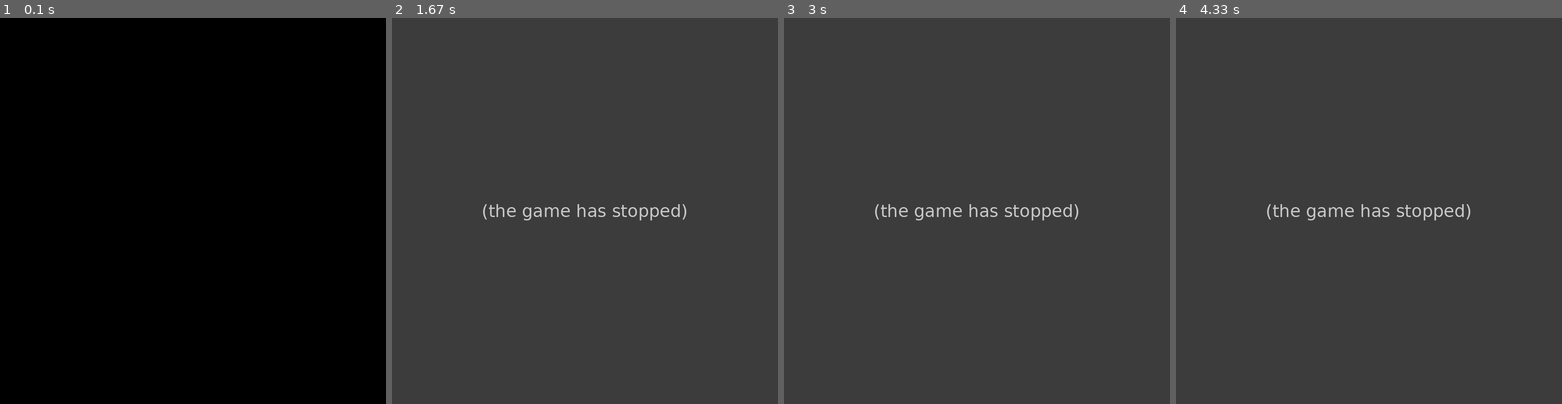
Above: before the commit, frames 1-4 (left to right).
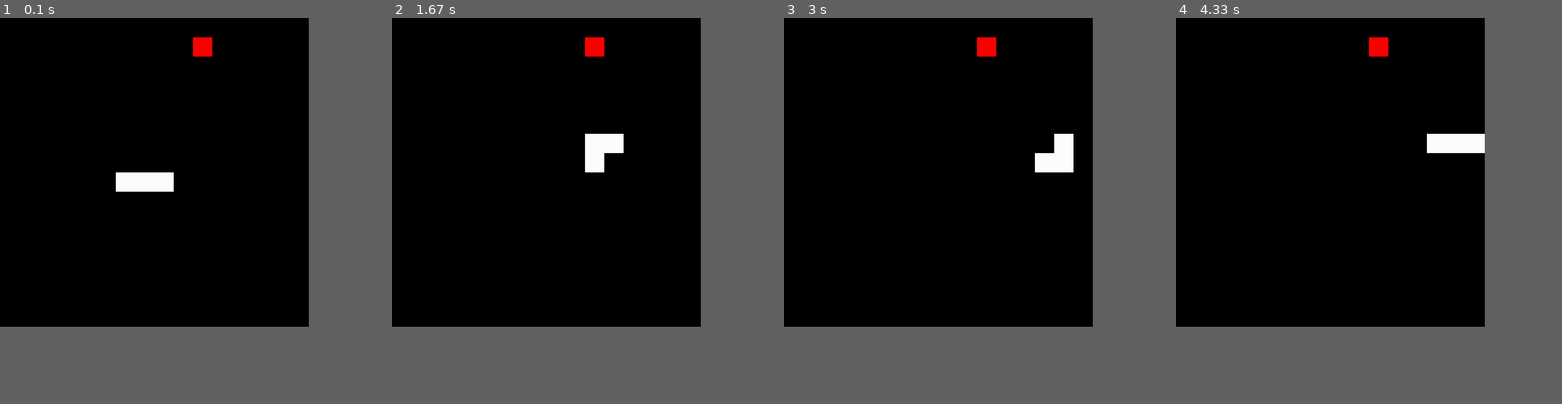
Above: after the commit, the same moments.

Repository: sunnypwang/snake-pygame
Game: pygame game, started from game.py
The game is run twice, just before and just after one commit, with the same random seed, the same clock (stepped at 60 frames per second) and the same inputs.
Inputs:
- Up to frame 1 (0.1 s): no input
- Up to frame 2 (1.67 s): hold Up 0.83-1.3 s; hold Right from 1.33 s (still down)
- Up to frame 3 (3 s): release Right at 1.8 s; hold Down 2.4-2.7 s; hold Left from 2.73 s (still down)
- Up to frame 4 (4.33 s): release Left at 3.13 s; hold Up 3.17-3.53 s; hold Right 3.57-4.2 s
In our replay, the window is 900x900 before the commit and 720x720 after it. These sizes can differ from the game's own. Grey fills any space a smaller window leaves; there, only what the larger window draws over its background counts as a difference.

The runs differ from the first frame. In frame 1, 1.0% of the frame differs, in the area x 30-55%, y 5-45%; in frame 2, 64%, in the area x 0-80%, y 0-80%; in frame 3, 64%; in frame 4, 64%.
Before the commit the program exited at 1.6 s; later frames show no game.

Commit message:
implemented gamespeed / growing

Diff:
--- a/apple.py
+++ b/apple.py
@@ -7,10 +7,11 @@
         self.pos = None
 
     def spawn_apple(self,free):
-        idx = random.randint(0, len(free))
-        pos = free[idx]
-        self.pos = pos
-        return pos
+        if free:
+            idx = random.randint(0, len(free)-1)
+            pos = free[idx]
+            self.pos = pos
+            return pos
 
     def locate_apple(self):
         return self.pos
--- a/board.py
+++ b/board.py
@@ -4,13 +4,14 @@
 import pygame
 
 class Board:
-    def __init__(self,rows,cols,size):
+    def __init__(self,rows,cols,size,TICK_SPEED):
         self.board = np.zeros((rows,cols), dtype=int)
         self.grid_size = size
         self.player_pos = None
-        self.player = Snake(self, rows/2, cols/2)
+        self.player = Snake(self, rows/2, cols/2, TICK_SPEED)
         self.apple_control = AppleControl(self.board)
         self.score = 0
+        self.TICK_SPEED = TICK_SPEED
 
     def nrows(self):
         return self.board.shape[0]
@@ -38,9 +39,6 @@
         return self.player.alive
 
     def update_board(self,keys):
-        if not self.is_player_alive():
-            return False
-
         self.board.fill(0)
 
         apple_pos = self.apple_control.locate_apple()
@@ -50,16 +48,16 @@
         self.board[apple_pos] = 2
 
         self.player.update_direction(keys)
-        self.player.move()
+        self.player.update()
         self.check_eat()
 
         for piece in self.player.body:
             # print(piece)
             self.board[tuple(piece)] = 1
         # print(self.board)
-        print(self.score)
+        # print(self.score, self.player.speed)
 
-        return True
+        self.set_speed_by_score()
 
     def is_outside(self,pos):
         (x,y) = pos
@@ -77,3 +75,8 @@
         if tuple(self.player.body[0]) == tuple(self.apple_control.pos):
             self.apple_control.destroy_apple()
             self.score += 1
+            self.player.grow()
+
+    def set_speed_by_score(self):
+        spd = self.score // 5 + 1
+        self.player.set_speed(spd)
--- a/game.py
+++ b/game.py
@@ -4,33 +4,34 @@
 from board import Board
 from snake import Snake
 
-pygame.init()
-
-GRID_ROWS = 20
-GRID_COLS = 20
+GRID_ROWS = 16
+GRID_COLS = 16
 GRID_SIZE = 50
 
 GAME_WIDTH = GRID_COLS * GRID_SIZE
 GAME_HEIGHT = GRID_ROWS * GRID_SIZE
 
+TICK_SPEED = 30
 
+pygame.init()
 window = pygame.display.set_mode((GAME_WIDTH,GAME_HEIGHT))
+clock = pygame.time.Clock()
 
-board = Board(GRID_ROWS,GRID_COLS,GRID_SIZE)
+board = Board(GRID_ROWS,GRID_COLS,GRID_SIZE,TICK_SPEED)
 
 running = True
 while running:
-    pygame.time.delay(100)
-    window.fill((0,0,0))
-
     for event in pygame.event.get():
         if event.type == pygame.QUIT:
             pygame.quit()
             exit()
-
-    keys = pygame.key.get_pressed()
-    if not board.update_board(keys):
+    if not board.is_player_alive():
         print('game over')
-        break
-    board.draw(window)
-    pygame.display.update()
+        pass
+    else:
+        window.fill((0,0,0))
+        keys = pygame.key.get_pressed()
+        board.update_board(keys)
+        board.draw(window)
+    pygame.display.flip()
+    clock.tick(TICK_SPEED)
--- a/snake.py
+++ b/snake.py
@@ -3,7 +3,7 @@
 
 
 class Snake:
-    def __init__(self,board,x,y):
+    def __init__(self,board,x,y,TICK_SPEED):
         self.board = board
         self.body = [np.array((x-i,y), dtype=int) for i in range(3)]
         self.RIGHT = np.array((1,0))
@@ -12,6 +12,12 @@
         self.UP = np.array((0,-1))
         self.direction = self.RIGHT
         self.alive = True
+        self.speed = 1
+        self.counter = 0
+        self.counter_max = TICK_SPEED - 20
+        self.TICK_SPEED = TICK_SPEED
+        self.MAX_SPEED = 10
+        self.grow_flag = False
 
     def get_x(self):
         return self.body[0][0]
@@ -24,18 +30,6 @@
 
     def get_head_pos(self,i): # i is 0 or 1
         return self.body[0][i]
-
-    # def moveX(self, i):
-    #     self.body.insert(0,(self.get_head_pos(0)+i,self.get_head_pos(1)))
-    #     self.body.pop()
-
-    # def moveY(self, i):
-    #     self.body.insert(0,(self.get_head_pos(0),self.get_head_pos(1) + i))
-    #     self.body.pop()
-
-    # def move_tails(self):
-    #     self.tails.insert(0,(self.head_x,self.head_y))
-    #     self.tails.pop()
 
     def draw(self, window, grid_size):
         for piece in self.body:
@@ -52,29 +46,31 @@
             self.direction = self.DOWN
 
     def move(self):
-        # if self.direction == self.RIGHT:
-        #     self.moveX(1)
-        # elif self.direction == self.DOWN:
-        #     self.moveY(1)
-        # elif self.direction == self.LEFT:
-        #     self.moveX(-1)
-        # elif self.direction == self.UP:
-        #     self.moveY(-1)
         next = self.body[0] + self.direction
         if self.board.is_outside(next):
             self.alive = False
         else:
             self.body.insert(0,next)
-            self.body.pop()
+            if self.grow_flag: # if grow flag is triggered do not move tail
+                self.grow_flag = False
+            else:
+                self.body.pop()
 
-    # def set_direction(self,dir):
-    #     if self.direction * -1 == dir: # if dir is opposite of current, ignore (cannot 180 degree turn)
-    #         return
-    #     self.direction = dir
-    #     print(self.direction)
+    def update(self):
+        self.counter = (self.counter + 1) % (self.TICK_SPEED - 20 - self.speed)
+        if self.counter > 0:
+            return
 
-    # def turn_left(self):
-    #     self.direction = (self.direction - 1) % 4
+        self.move()
 
-    # def turn_right(self):
-    #     self.direction = (self.direction + 1) % 4
+    def increase_speed(self):
+        if self.counter_max <= 1:
+            return
+        self.counter_max -= 1
+
+    def set_speed(self, spd):
+        self.speed = min(self.MAX_SPEED,spd)
+
+    def grow(self):
+        print('grow')
+        self.grow_flag = True
